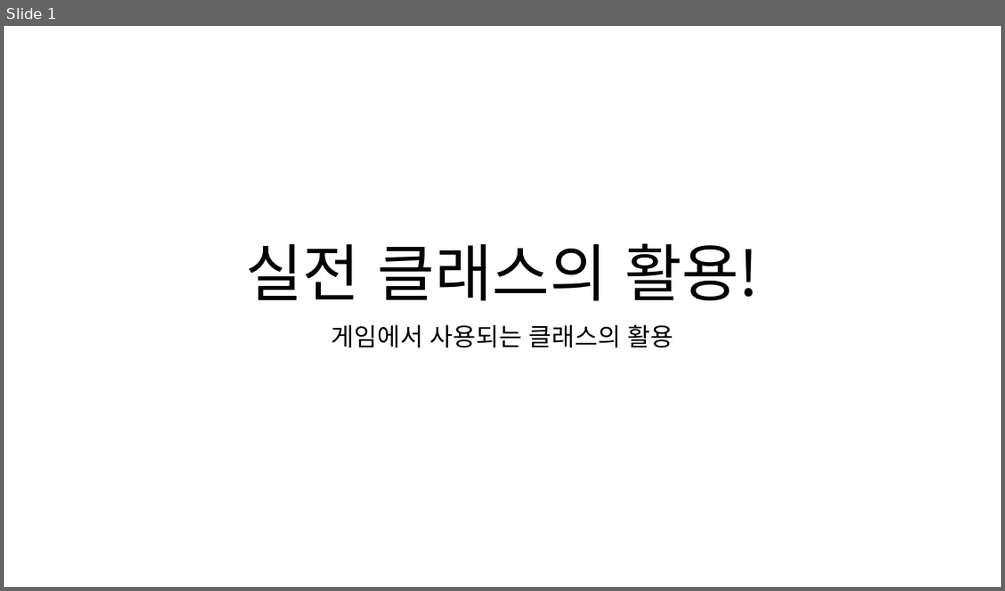
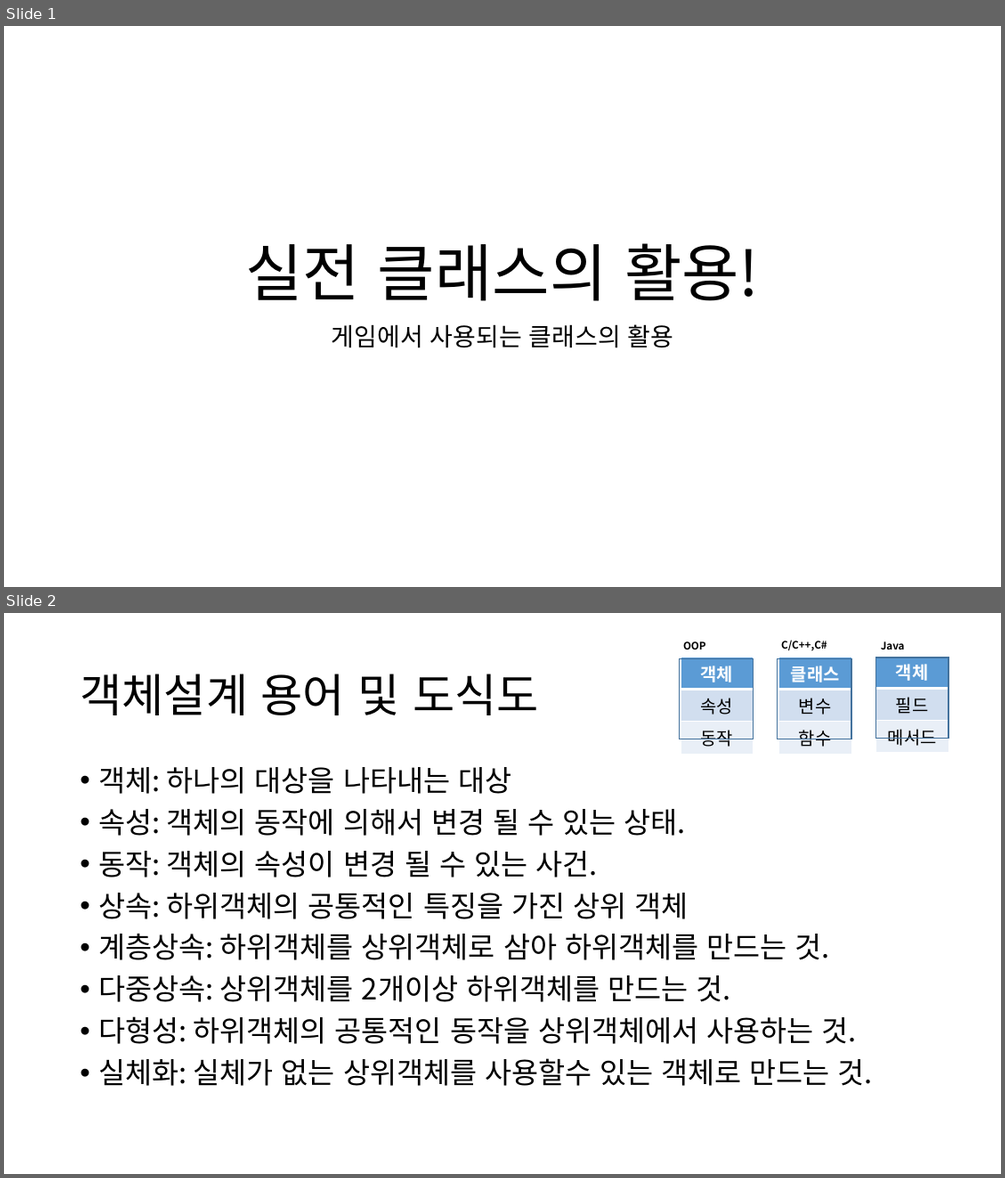
Before and after one commit to ShadowKingdoms/2021.G.D.T.C.-Programing-Designer-, a slide deck: GamePlatfromAppPrograming/Documents/실전 클래스의 활용!.pptx. Shown one above the other, each under a label of ours: slide 1 before the commit, slides 1 and 2 after it. The pictures are 1005x591 and 1005x1178 pixels, drawn with LibreOffice and Linux fonts; fonts in the diff are those of the drawing. Boxes give left, top, right and bottom in pixels: in the first picture for what was removed or moved away, otherwise in the second. Text is boxed around its words. In the diff, an @@ line names an element or a change of style, - is before the commit and + after.

```diff
--- a/GamePlatfromAppPrograming/Documents/실전 클래스의 활용!.pptx
+++ b/GamePlatfromAppPrograming/Documents/실전 클래스의 활용!.pptx
@@ slide 2 added at [4, 613, 1001, 1174], background #FFFFFF @@
@@ rectangle added at [680, 658, 753, 738], outline #43739E 1 pt @@
@@ table added at [680, 657, 753, 750], 3 rows, 1 columns @@
+객체
+속성
+동작
@@ text added at [683, 641, 706, 649], 10 pt, text #000000, bold @@
+OOP
@@ rectangle added at [777, 658, 851, 738], outline #43739E 1 pt @@
@@ table added at [778, 657, 851, 750], 3 rows, 1 columns @@
+클래스
+변수
+함수
@@ text added at [781, 640, 827, 651], 10 pt, text #000000, bold @@
+C/C++,C#
@@ table added at [876, 656, 948, 749], 3 rows, 1 columns @@
+객체
+필드
+메서드
@@ rectangle added at [876, 657, 948, 738], outline #43739E 1 pt @@
@@ text added at [881, 641, 905, 649], 10 pt, text #000000, bold @@
+Java
@@ title added at [80, 674, 539, 715], 44 pt, text #000000 @@
+객체설계 용어 및 도식도
@@ text added at [98, 767, 873, 1086], 28 pt, text #000000 @@
+• 객체: 하나의 대상을 나타내는 대상
+• 속성: 객체의 동작에 의해서 변경 될 수 있는 상태.
+• 동작: 객체의 속성이 변경 될 수 있는 사건.
+• 상속: 하위객체의 공통적인 특징을 가진 상위 객체
+• 계층상속: 하위객체를 상위객체로 삼아 하위객체를 만드는 것.
+• 다중상속: 상위객체를 2개이상 하위객체를 만드는 것.
+• 다형성: 하위객체의 공통적인 동작을 상위객체에서 사용하는 것.
+• 실체화: 실체가 없는 상위객체를 사용할수 있는 객체로 만드는 것.
```
Also in this commit, not shown: 2 slides changed, 3 other slides added, 42 other files.
